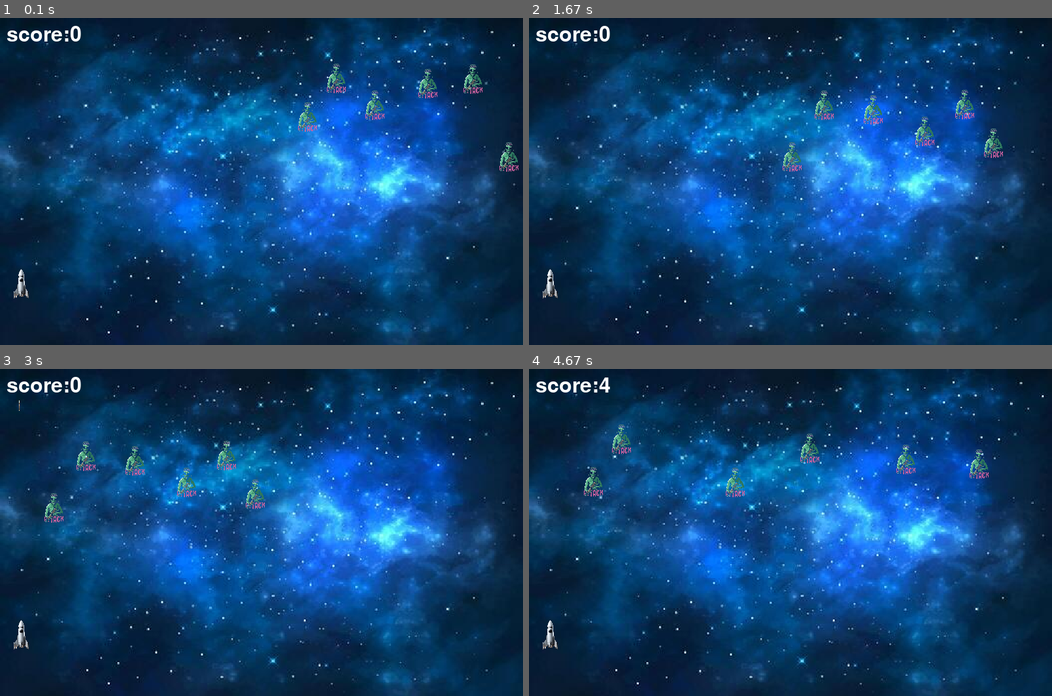
Above: before the commit, frames 1-4 (two rows, left to right).
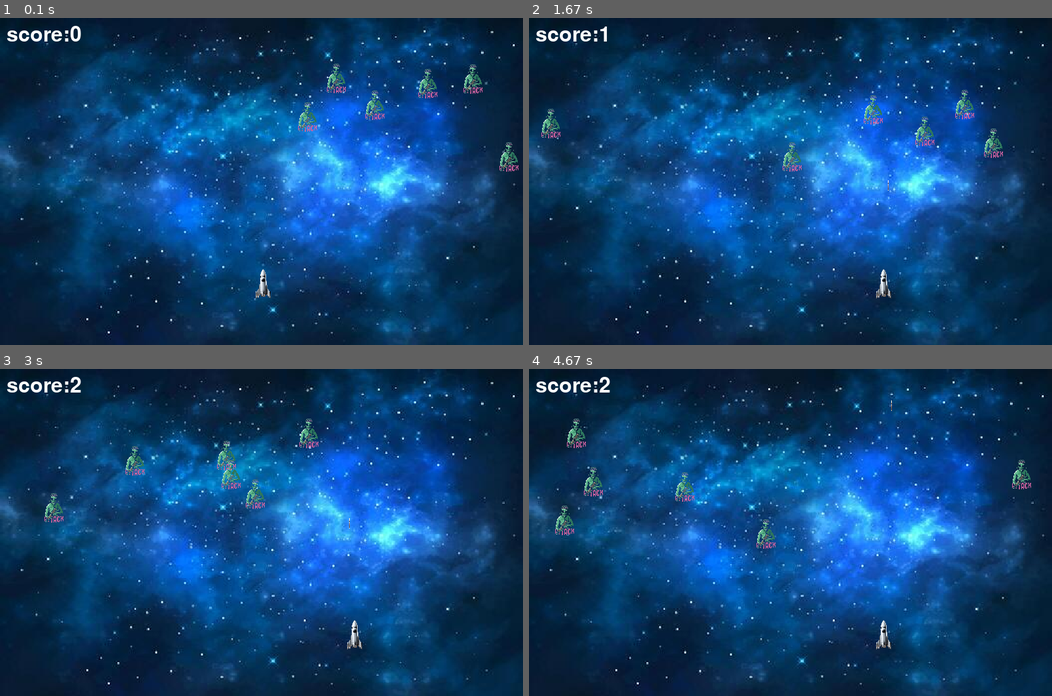
Above: after the commit, the same moments.

Repository: SanshrayPhantom808111/pygame
Game: pygame game, started from spaceinvader.py
The game is run twice, just before and just after one commit, with the same random seed, the same clock (stepped at 60 frames per second) and the same inputs.
Inputs:
- Up to frame 1 (0.1 s): no input
- Up to frame 2 (1.67 s): hold Right 0.33-0.8 s; hold Right 0.83-1.3 s; tap Space at 0.9, 1.2, 1.4 s; hold Left from 1.33 s (still down)
- Up to frame 3 (3 s): tap Space at 1.7, 1.97, 2.27, 2.4, 2.7 s; release Left at 1.87 s; hold Left 1.9-2.3 s; hold Right 2.33-2.97 s
- Up to frame 4 (4.67 s): hold Left 3-3.47 s; tap Space at 3.07, 3.37, 3.57, 3.87, 4.07, 4.37, 4.57 s; hold Right 3.5-3.97 s; hold Right 4-4.47 s; hold Left from 4.5 s (still down)

The runs differ from the first frame. In frame 1, 0.3% of the frame differs, in the area x 2-52%, y 76-86%; in frame 2, 0.6%; in frame 3, 0.9%; in frame 4, 1.7%, in the area x 2-96%, y 2-86%.

Commit message:
#Havefunguys

Diff:
--- a/spaceinvader.py
+++ b/spaceinvader.py
@@ -61,7 +61,7 @@
                 bullet_state = 'fire'
         elif event.type == pygame.KEYUP:
             player_x_change = 0
-    player_x = player_x_change
+    player_x += player_x_change
     player_x = max(0,min(player_x,screen_width-64))
     if bullet_state == 'fire':
         screen.blit(bullet_img,(bullet_x+16,bullet_y+10))
